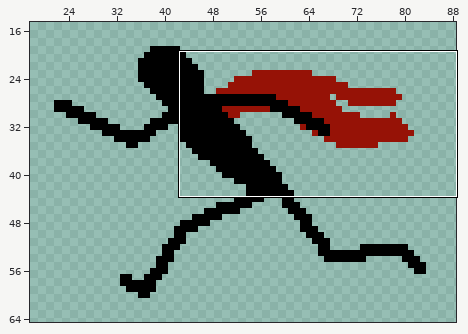
File history of a pixel-art file, VGS+/Assets/Aseprite/ShadowDancer.ase. The picture above shows the old version from afar; the outline marks the close-up.
Close-up. Before the commit:
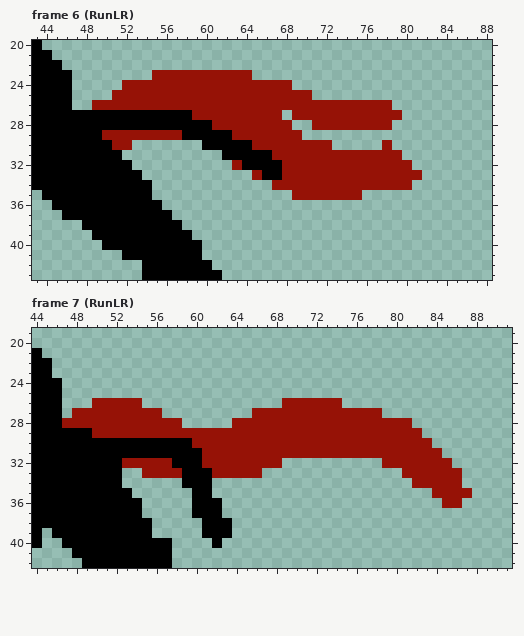
110x70 pixels, 17 frames. Colours within 5 levels of each other are drawn and written as one. Shown: frame 6 (RunLR): x 43..88, y 20..43; frame 7 (RunLR): x 44..91, y 19..42. The wide view leaves out empty margins. The commit also changed other frames or places, which this record leaves out.
After the commit:
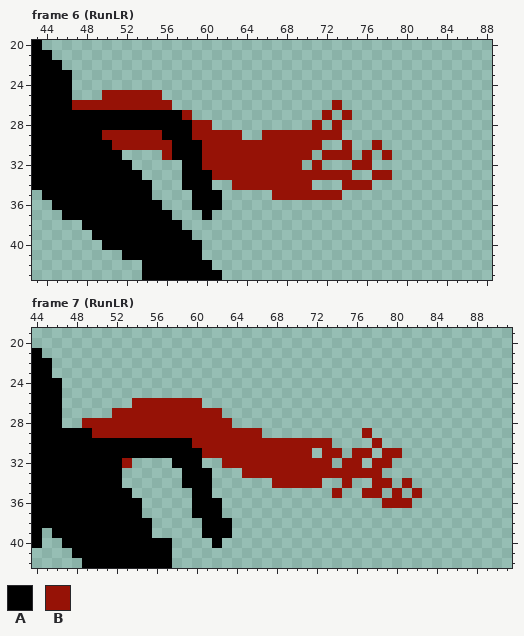
Palette (. is transparent): A #000000  B #961206
Changes in this commit:
Frame 6 (RunLR), layers "Body", "Cape":
y 23: x 55..64 BBBBBBBBBB -> ..........
y 24: x 52..68 BBBBBBBBBBBBBBBBB -> .................
y 25: x 50 . -> B; x 56..70 BBBBBBBBBBBBBBB -> ...............
y 26: x 47..48 .. -> BB; x 57..72 BBBBBBBBBBBBBBBB -> ................; x 74..78 BBBBB -> .....
y 27: x 58..67 ABBBBBBBBB -> B.........; x 69..71 BBB -> ...; x 73 B -> .; x 75..79 BBBBB -> .....
y 28: x 59..68 AABBBBBBBB -> BB........; x 72 B -> .; x 74..78 BBBBB -> .....
y 29: x 56..57 BB -> AA; x 59..62 AAAA -> BBBB; x 64..65 BB -> ..; x 70..73 .... -> BBBB
y 30: x 53..64 .......AAAAA -> BBBBAAABBBBB; x 72 B -> .; x 74 . -> B; x 77..78 .B -> B.
y 31: x 56..66 ......AAAAA -> BAAABBBBBBB; x 71 B -> .; x 75 B -> .; x 77 B -> .; x 79 B -> .
y 32: x 58..62 ..... -> AABBB; x 64..67 AAAA -> BBBB; x 70 B -> .; x 72..74 BBB -> ...; x 77..80 BBBB -> ....
y 33: x 58..64 ....... -> AAABBBB; x 66..67 AA -> BB; x 75..76 BB -> ..; x 79..81 BBB -> ...
y 34: x 58..60 ... -> AAA; x 63..66 .... -> BBBB; x 71..73 BBB -> ...; x 77..80 BBBB -> ....
y 35: x 59..61 ... -> AAA; x 67..68 .. -> BB; x 74..75 BB -> ..
y 36: x 59..61 ... -> AAA
y 37: x 60 . -> A
Frame 7 (RunLR), layer "Cape":
y 26: x 50..53 BBBB -> ....; x 55..60 ...... -> BBBBBB; x 69..74 BBBBBB -> ......
y 27: x 48..51 BBBB -> ....; x 57..62 ...... -> BBBBBB; x 66..78 BBBBBBBBBBBBB -> .............
y 28: x 47..48 BB -> ..; x 59..81 .....BBBBBBBBBBBBBBBBBB -> BBBBB..................
y 29: x 67..76 BBBBBBBBBB -> ..........; x 78..82 BBBBB -> .....
y 30: x 74..77 BBBB -> ....; x 79..83 BBBBB -> .....
y 31: x 72 B -> .; x 75 B -> .; x 78 B -> .; x 81..84 BBBB -> ....
y 32: x 54..57 BBBB -> ....; x 61..62 BB -> ..; x 69..73 ..... -> BBBBB; x 75..76 .. -> BB; x 78 . -> B; x 80..85 BBBBBB -> ......
y 33: x 55..58 BBBB -> ....; x 62..64 BBB -> ...; x 67..78 ............ -> BBBBBBBBBBBB; x 81..86 BBBBBB -> ......
y 34: x 68..72 ..... -> BBBBB; x 75 . -> B; x 78..79 .. -> BB; x 81..86 .BBBBB -> B.....
y 35: x 74 . -> B; x 77..78 .. -> BB; x 80 . -> B; x 82 . -> B; x 84..87 BBBB -> ....
y 36: x 79..81 ... -> BBB; x 85..86 BB -> ..
Boxes around the changes in both close-ups, in picture pixels (x1, y1, x2, y2):
changed: (72, 70, 422, 220)
changed: (62, 398, 472, 508)
